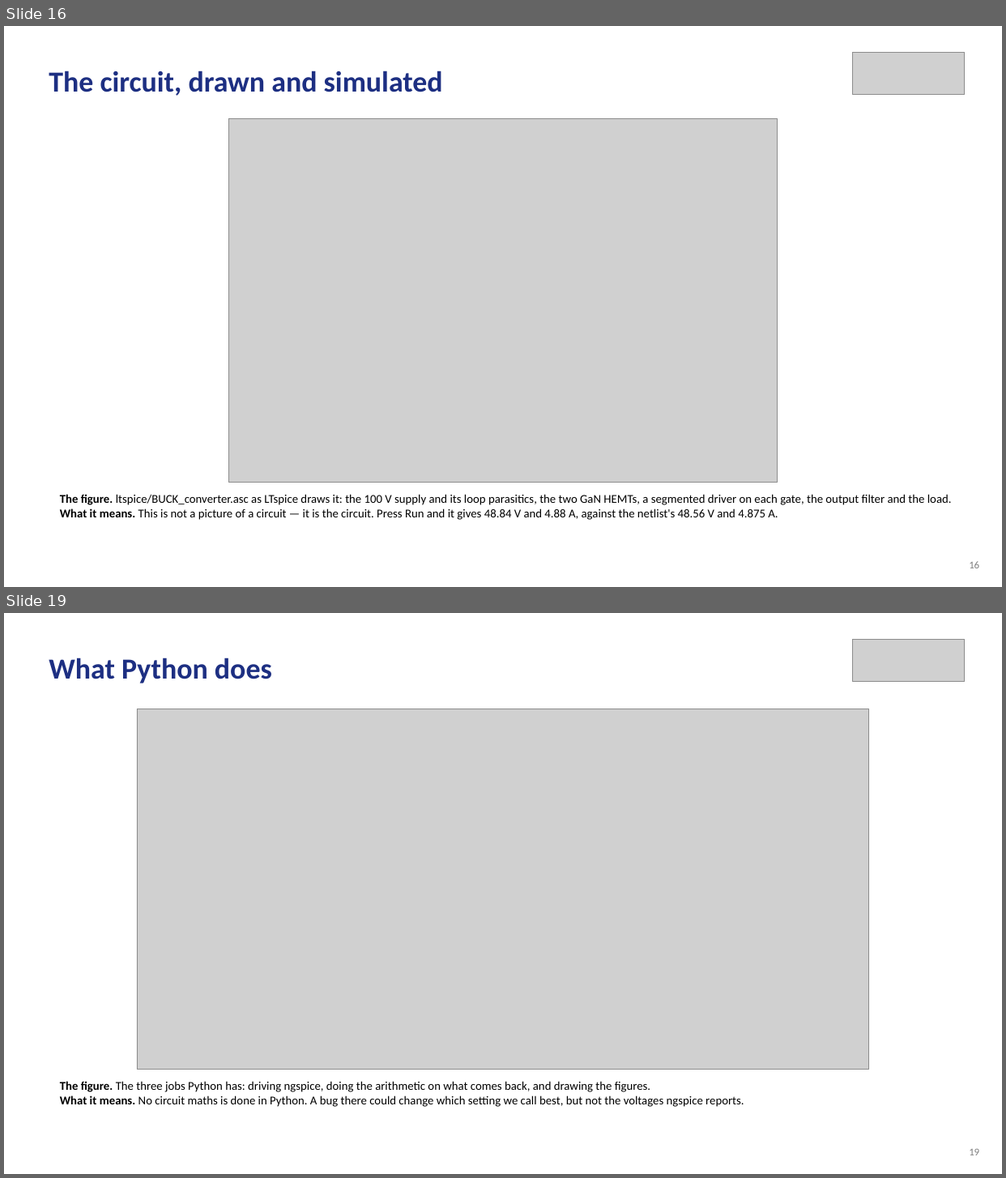
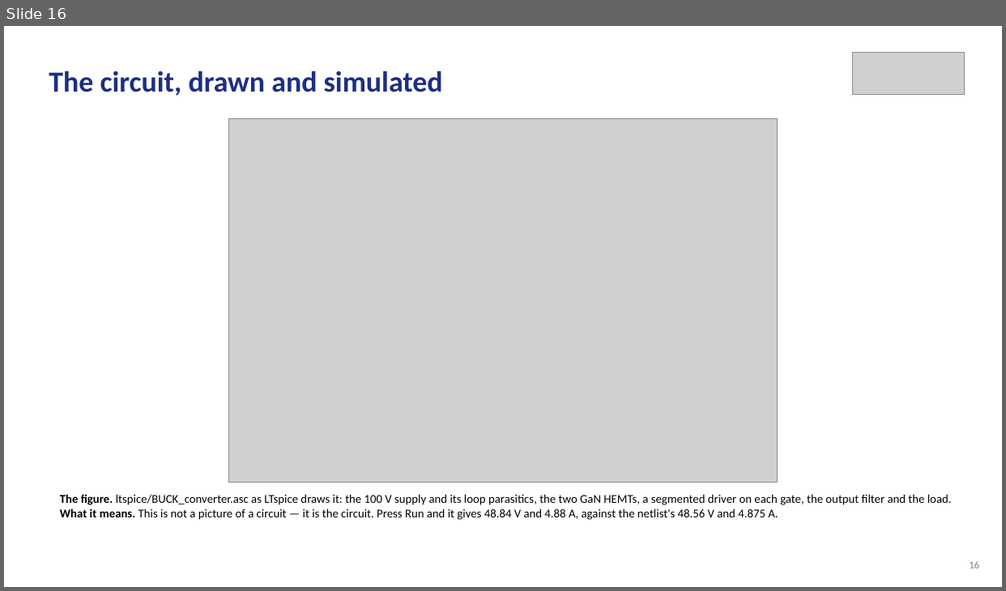
Before and after one commit to Amritha902/gan-driver, a slide deck: review/Review1_GaN_Segmented_Gate_Driver.pptx. Shown one above the other, each under a label of ours: slides 16 and 19 before the commit, slide 16 after it; the slides between them are not shown. The pictures are 1006x1178 and 1006x591 pixels, drawn with LibreOffice and Linux fonts; fonts in the diff are those of the drawing; grey boxes stand for pictures. Boxes give left, top, right and bottom in pixels: in the first picture for what was removed or moved away, otherwise in the second. Text is boxed around its words. In the diff, an @@ line names an element or a change of style, - is before the commit and + after.

```diff
--- a/review/Review1_GaN_Segmented_Gate_Driver.pptx
+++ b/review/Review1_GaN_Segmented_Gate_Driver.pptx
@@ slide 19 removed at [4, 613, 1002, 1174], background #FFFFFF @@
@@ text removed at [49, 658, 272, 683] @@
-What Python does
@@ picture removed at [852, 639, 965, 682] @@
@@ picture removed at [137, 709, 868, 1070] @@
@@ text removed at [60, 1081, 744, 1107] @@
-The figure. The three jobs Python has: driving ngspice, doing the arithmetic on what comes back, and drawing the figures.
-What it means. No circuit maths is done in Python. A bug there could change which setting we call best, but not the voltages ngspice reports.
@@ text removed at [969, 1149, 979, 1156] @@
-19
```
Also in this commit, not shown: 18 slides changed, 1 other slide removed, 2 other files.
